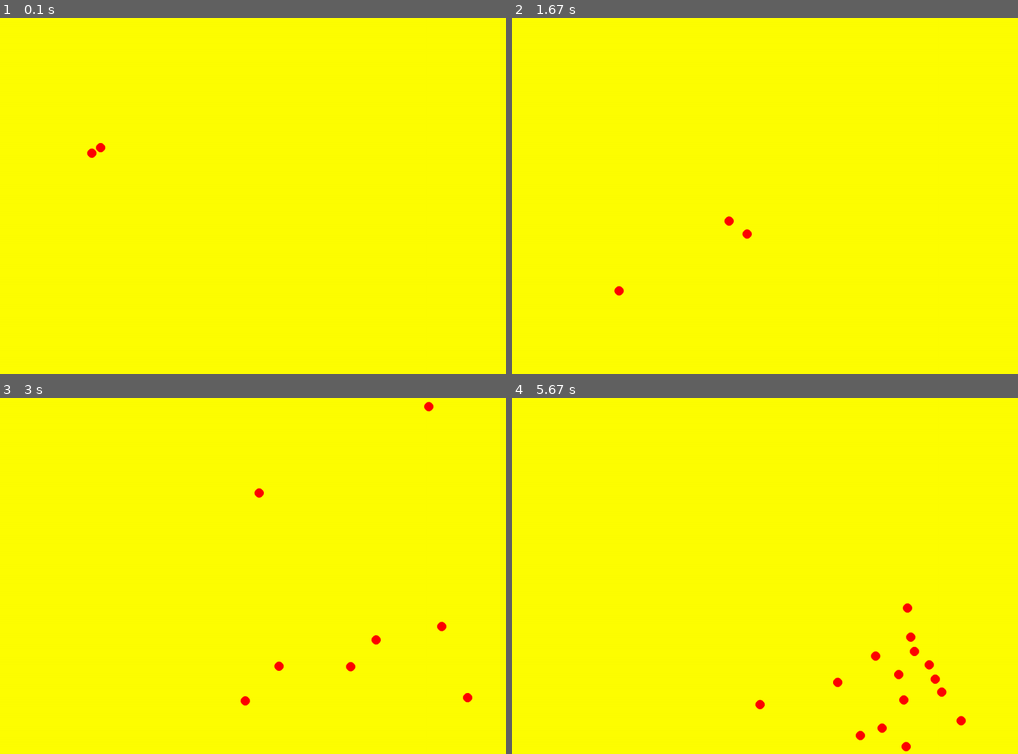
Above: before the commit, frames 1-4 (two rows, left to right).
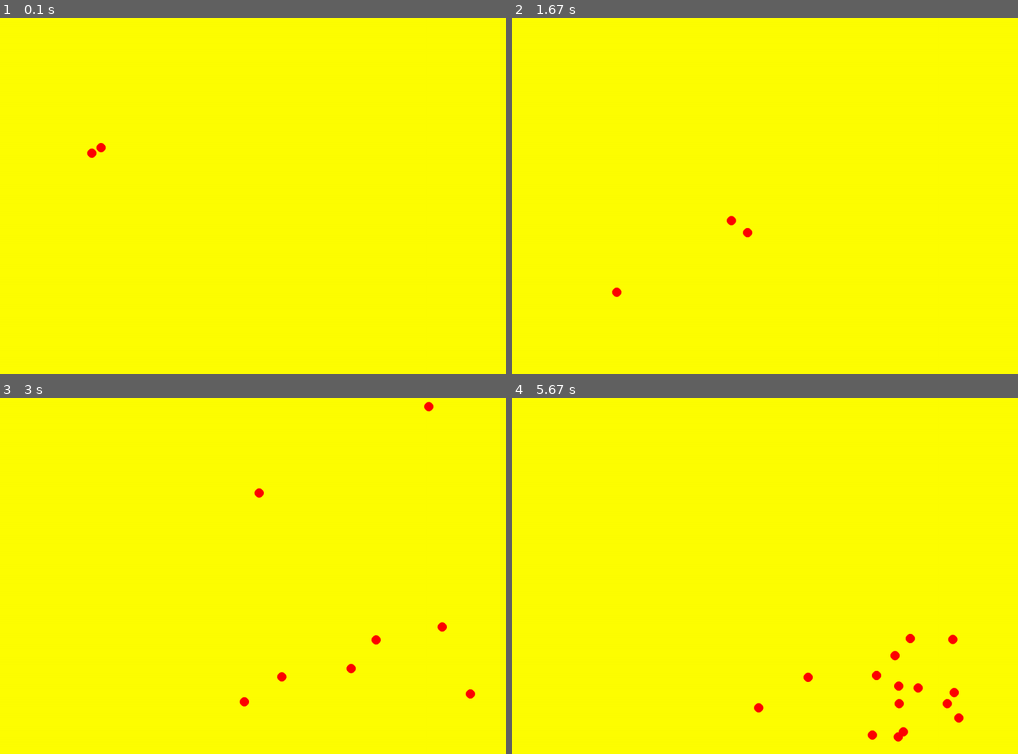
Above: after the commit, the same moments.

Repository: ThiloK1410/boids_pygame
Game: pygame game, started from main.py
Same seed, same stepped clock (60 frames per second), same inputs: the game is played once before the commit and once after it.
Inputs:
- Up to frame 1 (0.1 s): no input
- Up to frame 2 (1.67 s): tap Enter at 0.33 s
- Up to frame 3 (3 s): tap Space at 1.67, 2.07, 2.37, 2.57, 2.9 s
- Up to frame 4 (5.67 s): tap Space at 3.2, 3.4, 3.7, 3.97, 4.3, 4.6, 4.73, 5.13, 5.43 s

The runs differ from the first frame. In frame 1, less than 0.1% of the frame differs, in the area x 18-21%, y 35-38%; in frame 2, less than 0.1%; in frame 3, 0.2%; in frame 4, 1.1%, in the area x 47-90%, y 57-100%.

Commit message:
added module vector_manipulation

Diff:
--- a/Actor.py
+++ b/Actor.py
@@ -1,4 +1,5 @@
 import pygame
+import vector_manipulation as vec
 import math
 
 
@@ -14,18 +15,11 @@
         self.mov = [dx, dy]
         self.size = [sz, sz]        # size should be quadratic
         self.screensize = [surface.get_width(), surface.get_height()]
-        self.mx_speed = 20
+        self.mx_speed = 5
         self.border_zone = 0.1
         self.border_push_force = 0.5      # TODO: maybe change border_zone or push_force in relation to mx_speed
         self.border_zone_abs = [int(self.screensize[0]*self.border_zone), int(self.screensize[1]*self.border_zone)]
         self.flocking_strength = f_s
-
-    @classmethod
-    def get_len(cls, direction):
-        temp = 0
-        for x in direction:
-            temp += x*x
-        return math.sqrt(temp)
 
     @classmethod
     def has_same_sign(cls, x, y):
@@ -55,28 +49,23 @@
             self.mov[1] -= self.border_push_force
 
     def set_max_speed(self, mx_speed):
-        speed = math.sqrt(self.get_len(self.mov))
+        speed = math.sqrt(vec.vector_length(self.mov))
         if speed > mx_speed:
             factor = mx_speed/speed
-            self.mov[0] *= factor
-            self.mov[1] *= factor
+            vec.multiply(self.mov, factor)
 
     def flock(self):
         if not self.flocking_strength == 0:
-            flock_dir = [0.0, 0.0]
-            flock_dir[0] = self.avg_pos[0] - self.pos[0]
-            flock_dir[1] = self.avg_pos[1] - self.pos[1]
-            if self.get_len(self.pos) > 50:
-                self.mov[0] += self.flocking_strength*flock_dir[0]
-                self.mov[1] += self.flocking_strength*flock_dir[1]
+            flock_dir = vec.get_direction(self.pos, self.avg_pos)
+            if vec.vector_length(flock_dir) > 50:
+                flock_dir = vec.multiply(flock_dir, self.flocking_strength)
+                self.mov = vec.add([self.mov, flock_dir])
 
     def collision(self):
         for x in self.population:
             if not x == self:
-                distance = [0.0, 0.0]
-                distance[0] = x.pos[0] - self.pos[0]
-                distance[1] = x.pos[1] - self.pos[1]
-                distance_abs = self.get_len(distance)
+                distance = vec.subtract([x.pos, self.pos])
+                distance_abs = vec.vector_length(distance)
                 if distance_abs < (self.size[0] + x.size[0])/2 and not distance_abs == 0:
                     if self.has_same_sign(self.mov[0], distance[0]):
                         self.mov[0] -= distance[0] / distance_abs
@@ -88,8 +77,7 @@
                         x.mov[1] += distance[1] / distance_abs
 
     def move(self):
-        self.pos[0] += self.mov[0]
-        self.pos[1] += self.mov[1]
+        self.pos = vec.add([self.pos, self.mov])
 
         # function which will be externally called every tick
     def on_step(self):
--- /dev/null
+++ b/vector_manipulation.py
@@ -0,0 +1,55 @@
+
+
+def vector_length(vector):
+    temp = float(0)
+    for x in vector:
+        temp += x*x
+    temp = temp**(1/float(len(vector)))
+    return temp
+
+
+def get_direction(start, end):
+    if not len(start) == len(end):
+        raise ValueError("get_direction function got Vectors of unequal length as input")
+    temp = []
+    for i, x in enumerate(start):
+        temp.append(end[i]-start[i])
+    return temp
+
+
+def add(vectors):
+    vec_len = None
+    for vector in vectors:
+        if vec_len is None:
+            vec_len = len(vector)
+        if not len(vector) == vec_len:
+            raise ValueError("add function got input vectors of unequal length")
+    temp = []
+    for i, x in enumerate(vectors[0]):
+        temp.append(0)
+        for vector in vectors:
+            temp[i] += vector[i]
+    return temp
+
+
+def subtract(vectors):
+    vec_len = None
+    for vector in vectors:
+        if vec_len is None:
+            vec_len = len(vector)
+        if not len(vector) == vec_len:
+            raise ValueError("subtract function got input vectors of unequal length")
+    temp = vectors[0].copy()
+    for i, vector in enumerate(vectors):
+        if i == 0:
+            continue
+        for j, x in enumerate(temp):
+            temp[j] -= vector[j]
+    return temp
+
+
+def multiply(vector, factor):
+    temp = []
+    for i, x in enumerate(vector):
+        temp.append(vector[i] * factor)
+    return temp
